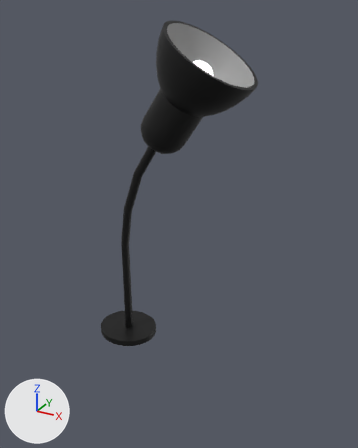
An edit to the Blender file WeWillRockYou/assets/probs/lamp/lamp.blend, drawn before and after from the same camera.
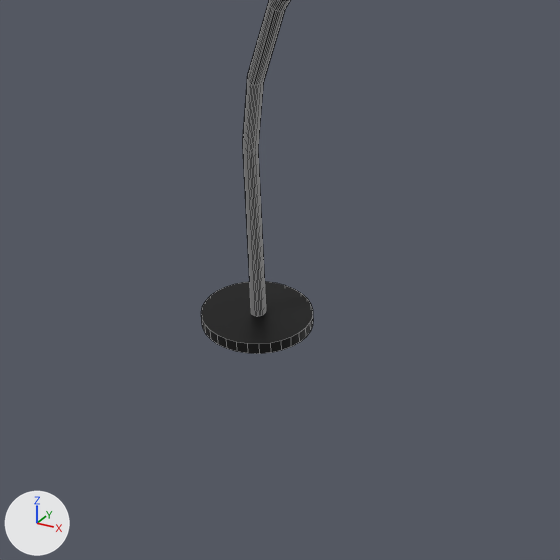
There are two pictures of each version: one whole from a 50 mm camera at (12.08, -13.83, 16.84) aimed at (2.06, 4.39, 7.74), one close up on the part from 0% to 78% of the width and 38% to 100% of the height. The axes (+X, +Y, +Z) are drawn at lower left. The lights are the same throughout. The close-ups show mesh edges as thin lines.

In view in the first close-up: 'lamp', 'lampstand'.
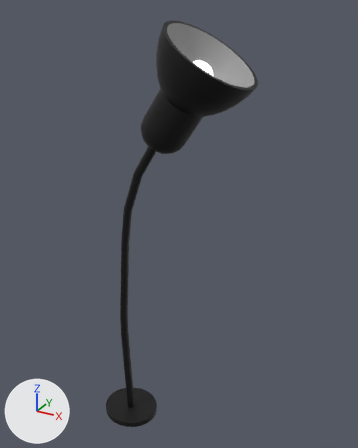
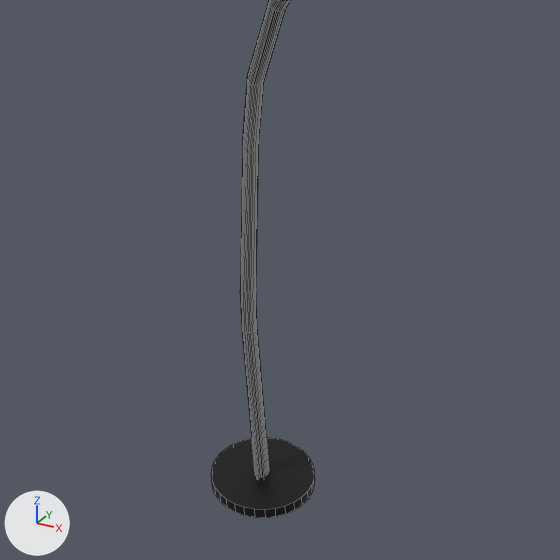
The newer file is also turned or shifted as a whole; pictures and numbers use the older file's frame.

What differs and where, as boxes [x1, y1, x2, y2] in the close-ups (560 x 560 px):
'lampstand', moved: before [201, 281, 313, 354]; after [211, 438, 314, 518]
'lamp', reshaped: before [243, 0, 290, 316]; after [240, 0, 290, 478]
part 1 of me_cylinder, built on: before [243, 152, 266, 316]; after [240, 152, 269, 478]

Patch to the scene script:
```diff
--- a/WeWillRockYou/assets/probs/lamp/lamp.blend.py
+++ b/WeWillRockYou/assets/probs/lamp/lamp.blend.py
@@ me_cylinder @@
 # used by ob_lamp; location = (1.94, 3.55, 12.31); rotation_euler = (0.013, 6290.0, 0.026), in degrees (0.7, 30, 1.5)
-me_cylinder.from_pydata(...)  # 1452 vertices, 1421 faces; spans x -2.04..4.03, y -2.04..2.04, z -10.02..3.51
+me_cylinder.from_pydata(...)  # 1518 vertices, 1487 faces; spans x -2.04..7.01, y -2.04..2.04, z -14.69..3.51
+# me_cylinder part 1
+# 33 vertices are removed from x 3.73..4.03, y -0.29..0.14, z -10.02..-9.83
+# 34 faces are deleted
+# 61 vertices are added at x 3.16..6.99, y -0.34..0.15, z -14.67..-9.49
+# 12 new vertices lie (2.89, -0.06, -3.99) away from vertices in x 3.81..4.11, y -0.29..0.14, z -10.7..-10.51
+# 8 new vertices lie (-0.66, 0.01, 1.01) away from vertices in x 3.81..4.11, y -0.29..0.11, z -10.7..-10.51
+# 9 new vertices lie (0.65, -0.01, -1.01) away from vertices in x 3.17..3.45, y -0.28..0.14, z -9.68..-9.5
+# 9 new vertices lie (2.9, -0.06, -3.99) away from vertices in x 3.81..4.11, y -0.29..0.13, z -10.7..-10.51
+# 100 new faces join them, mat_cylinder (black #000000)
 me_cylinder.materials.append(mat_cylinder)
@@ ob_lampstand @@
 ob_lampstand = bpy.data.objects.new('lampstand', me_cylinder_002)
-ob_lampstand.location = (-0.42, 3.53, 1.75)
+ob_lampstand.location = (-0.5, 3.55, -3.57)
 ob_lampstand.scale = (1.44, 1.32, 0.141)
```
